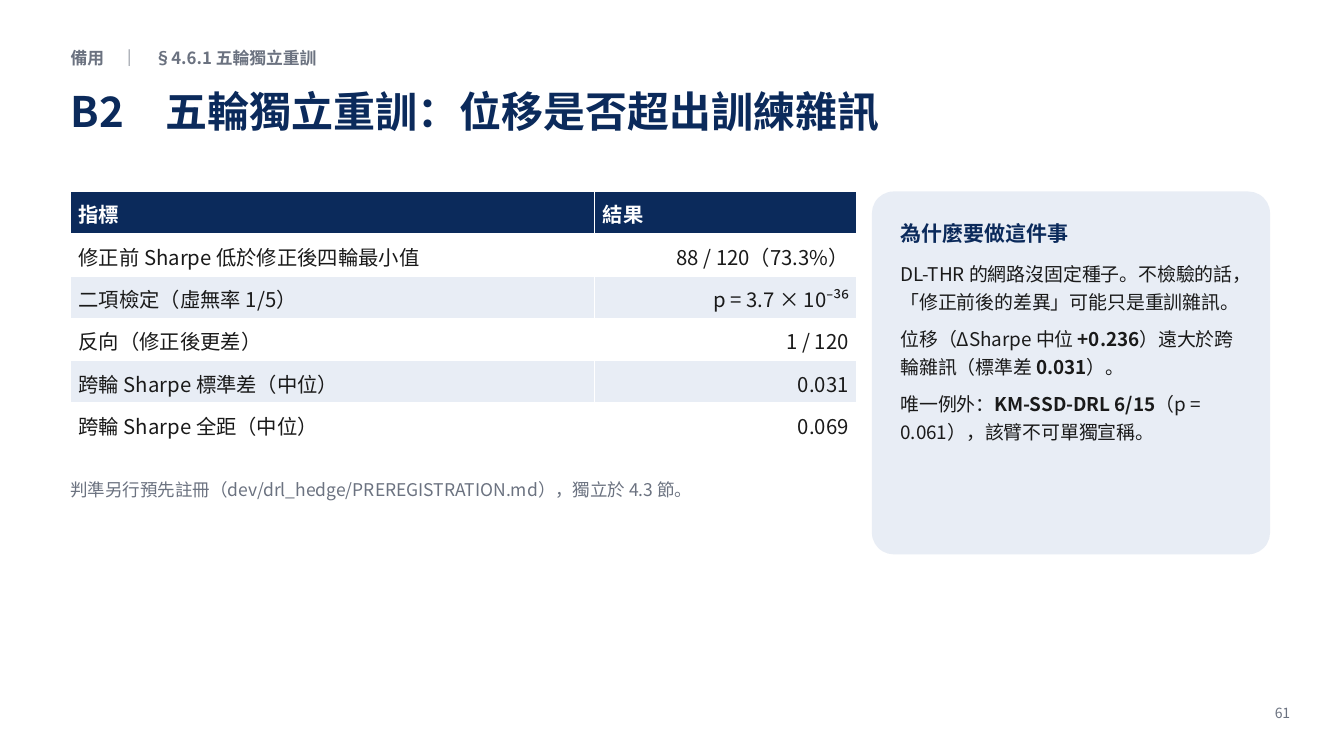
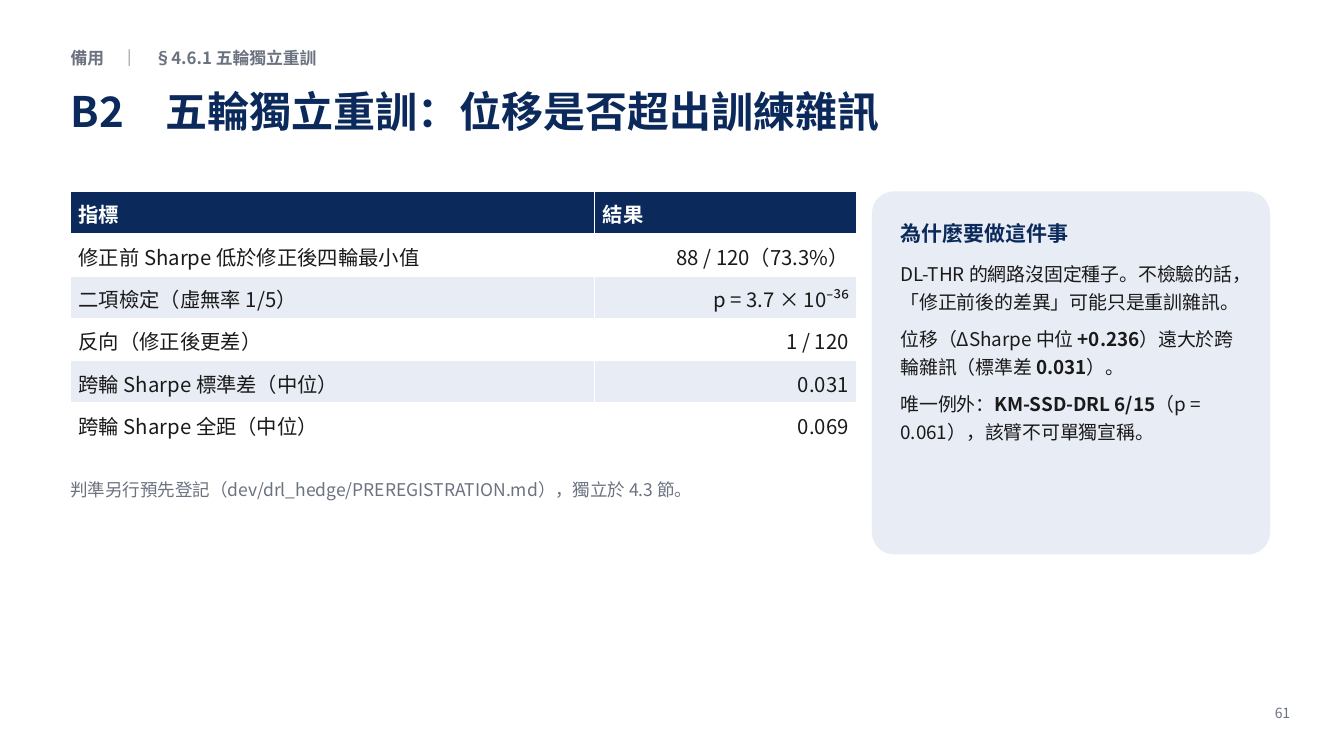
Before and after one commit to LerajieAsta/pairtrade_trainingproject, a slide deck: slide 61 of thesis/1150922_60min.pptx. Drawn at 1344x756 pixels with LibreOffice and Linux fonts; fonts in the diff are those of the drawing. Boxes give left, top, right and bottom in pixels: in the first picture for what was removed or moved away, otherwise in the second. Text is boxed around its words. In the diff, an @@ line names an element or a change of style, - is before the commit and + after.

```diff
--- a/thesis/1150922_60min.pptx
+++ b/thesis/1150922_60min.pptx
@@ text at [71, 481, 692, 501]: text changed @@
-判準另行預先註冊（dev/drl_hedge/PREREGISTRATION.md），獨立於 4.3 節。
+判準另行預先登記（dev/drl_hedge/PREREGISTRATION.md），獨立於 4.3 節。
```
Also in this commit, not shown: 2 other slides changed, 13 other files.
